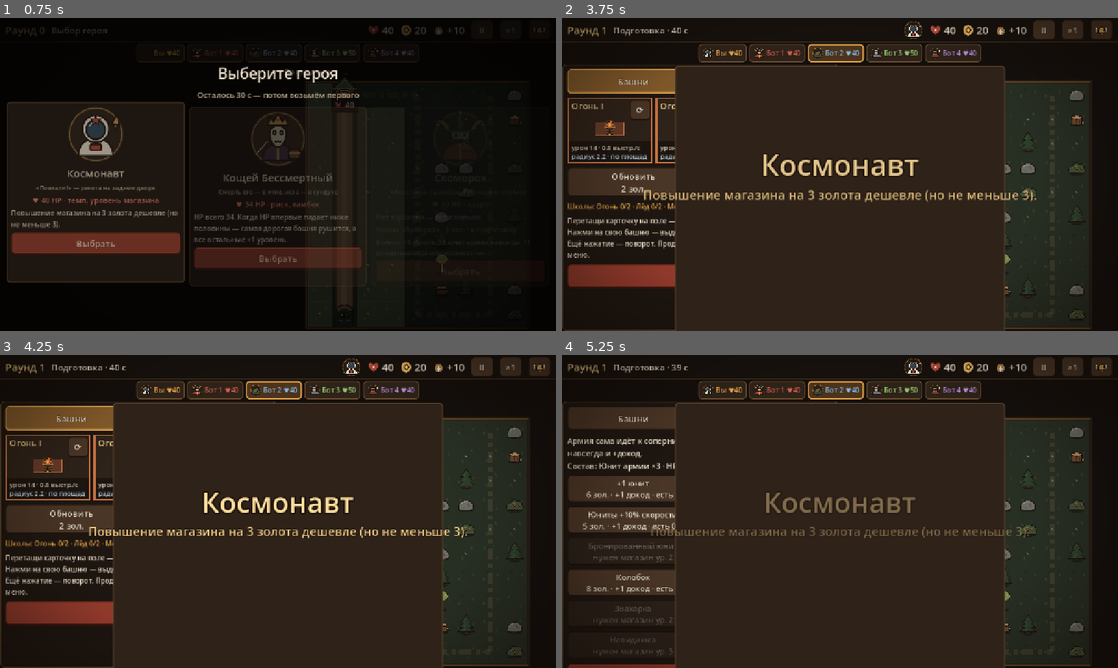
Above: before the commit, frames 1-4 (two rows, left to right).
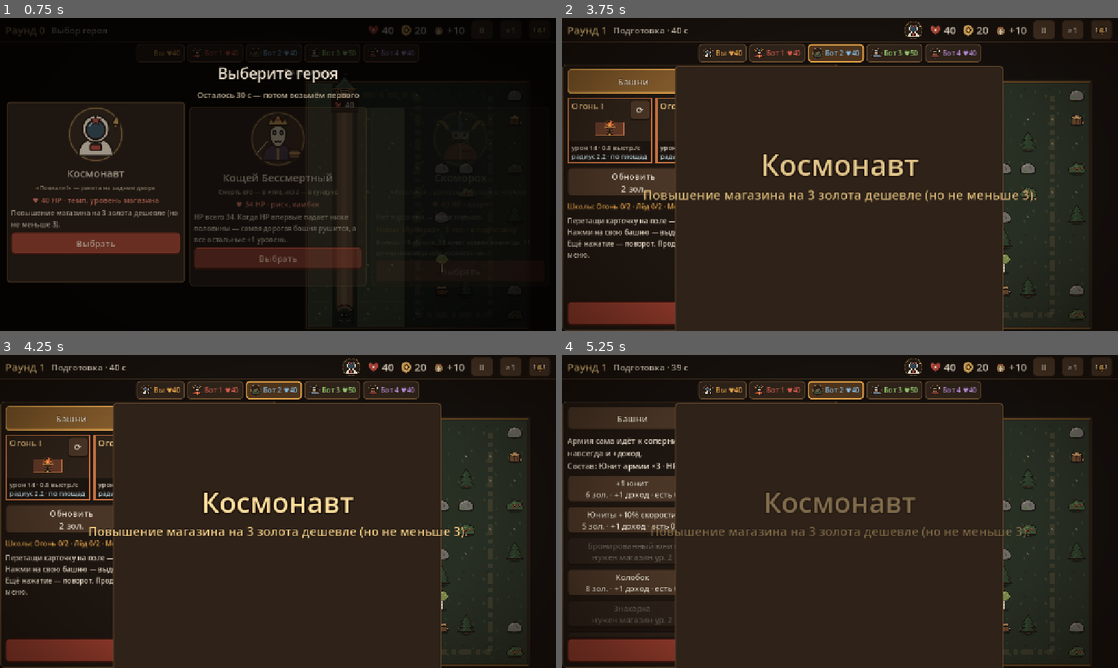
Above: after the commit, the same moments.

Repository: mewin1/godot-game
Game: Godot game, scene res://scenes/main_menu.tscn
Two runs of this game, one before a commit and one after it. Both use one fixed random seed, a clock stepped at 60 frames per second and the inputs below.
Inputs (mouse positions are in pixels of both pictures, inside the frame that each line leads up to):
- Up to frame 1 (0.75 s): click "Играть" at 0.5 s
- Up to frame 2 (3.75 s): click "II" at 1.25 s; click "×1" at 2 s; click (1101, 30) at 2.77 s; click "Выбрать" at 3.5 s
- Up to frame 3 (4.25 s): no input
- Up to frame 4 (5.25 s): click "Башни" at 4.25 s; click "Армия" at 5 s

Frame 1 is identical in both runs. In frame 2, 3.2% of the frame differs, in the area x 0-80%, y 15-100%; in frame 3, 3.2%; in frame 4, 3.0%.

Commit message:
Тройка → открытие: подарок 1 из 3 построек следующего тира; прокрутка меню; подсказки новичку видны

Diff:
--- a/src/sim/bot_brain.gd
+++ b/src/sim/bot_brain.gd
@@ -31,6 +31,7 @@
 	_buy_towers(sim, player)
 	_merge_all_pairs(sim, player)
 	_buy_towers(sim, player)
+	_take_gifts(sim, player)
 	_spend_rest_on_army(sim, player)
 
 
@@ -50,6 +51,19 @@
 		return
 	if skill.effect.bot_wants_to_use(sim, player):
 		_execute(sim, player, UseHeroSkillCommand.new())
+
+
+## «Тройка»: случайный подарок и сразу на лучшее место (если есть).
+func _take_gifts(sim: MatchSim, player: PlayerState) -> void:
+	if not player.discover_offers.is_empty():
+		var choice: int = player.rng.randi_range(0, player.discover_offers.size() - 1)
+		_execute(sim, player, ChooseDiscoverCommand.new(choice))
+	var index: int = player.gift_towers.size() - 1
+	while index >= 0:
+		var spot: Vector3i = _find_best_spot(player.field, player.gift_towers[index])
+		if spot.z >= 0:
+			_execute(sim, player, PlaceGiftCommand.new(index, Vector2i(spot.x, spot.y), spot.z))
+		index -= 1
 
 
 func _use_free_rerolls(sim: MatchSim, player: PlayerState) -> void:
--- /dev/null
+++ b/src/sim/commands/choose_discover_command.gd
@@ -0,0 +1,19 @@
+class_name ChooseDiscoverCommand
+extends SimCommand
+## «Тройка → открытие»: выбрать постройку в подарок.
+
+var offer_index: int
+
+
+func _init(index: int) -> void:
+	offer_index = index
+
+
+func execute(_sim: MatchSim, player: PlayerState) -> String:
+	return player.choose_discover(offer_index)
+
+
+func to_log(_sim: MatchSim, player: PlayerState) -> Dictionary:
+	var offers: Array[TowerData] = player.discover_offers
+	var valid: bool = offer_index >= 0 and offer_index < offers.size()
+	return {"type": "discover", "tower": String(offers[offer_index].id) if valid else ""}
--- /dev/null
+++ b/src/sim/commands/place_gift_command.gd
@@ -0,0 +1,24 @@
+class_name PlaceGiftCommand
+extends SimCommand
+## Поставить подарок «тройки» на поле (бесплатно).
+
+var gift_index: int
+var anchor: Vector2i
+var rotation: int
+
+
+func _init(index: int, at_anchor: Vector2i, turns: int) -> void:
+	gift_index = index
+	anchor = at_anchor
+	rotation = turns
+
+
+func execute(_sim: MatchSim, player: PlayerState) -> String:
+	return player.place_gift(gift_index, anchor, rotation)
+
+
+func to_log(_sim: MatchSim, player: PlayerState) -> Dictionary:
+	var gifts: Array[TowerData] = player.gift_towers
+	var valid: bool = gift_index >= 0 and gift_index < gifts.size()
+	return {"type": "place_gift", "tower": String(gifts[gift_index].id) if valid else "",
+			"x": anchor.x, "y": anchor.y, "rotation": rotation}
--- a/src/sim/data/game_config.gd
+++ b/src/sim/data/game_config.gd
@@ -58,6 +58,8 @@
 
 @export_group("Башни")
 @export var max_tower_level: int = 3
+## «Тройка → открытие»: постройка дошла до максимального уровня — выбор 1 из стольких в подарок.
+@export var discover_offer_count: int = 3
 ## Урон башни уровня 1, 2, 3 в процентах от базового.
 @export var level_damage_percent: Array[int] = [100, 200, 400]
 ## На каком расстоянии (в клетках, по горизонтали/вертикали/диагонали) от открытого пути можно строить.
--- a/src/sim/player_state.gd
+++ b/src/sim/player_state.gd
@@ -34,6 +34,9 @@
 var has_full_refund: bool = false
 var shop_upgrade_discount: int = 0
 var next_tower_bonus_levels: int = 0
+## «Тройка → открытие»: постройки на выбор (пусто — выбирать нечего) и подарки, ждущие места.
+var discover_offers: Array[TowerData] = []
+var gift_towers: Array[TowerData] = []
 var gold: int = 0
 var income: int = 0
 var is_alive: bool = true
@@ -137,6 +140,7 @@
 	target.invested_this_phase += source.invested_this_phase
 	field.remove_tower(source)
 	field.mark_towers_changed()
+	_check_discover(target)
 	return ""
 
 
@@ -225,6 +229,28 @@
 	gold -= cost
 	income += army.get_upgrade_income(upgrade_index)
 	army.apply_upgrade(upgrade_index)
+	return ""
+
+
+## Выбрать подарок «тройки»: он ждёт в меню, пока его не поставят на поле.
+func choose_discover(offer_index: int) -> String:
+	if offer_index < 0 or offer_index >= discover_offers.size():
+		return "Нет такого подарка"
+	gift_towers.append(discover_offers[offer_index])
+	discover_offers.clear()
+	return ""
+
+
+## Поставить подарок бесплатно. Стоит как обычная покупка (для продажи — как купленная раньше).
+func place_gift(gift_index: int, anchor: Vector2i, rotation: int) -> String:
+	if gift_index < 0 or gift_index >= gift_towers.size():
+		return "Нет такого подарка"
+	var data: TowerData = gift_towers[gift_index]
+	if not field.can_place_tower_data(data, anchor, rotation):
+		return "Сюда не встанет"
+	gift_towers.remove_at(gift_index)
+	var tower: TowerState = field.add_tower(data, anchor, rotation)
+	tower.invested_total = _config.tower_cost
 	return ""
 
 
@@ -316,6 +342,8 @@
 func end_prep() -> void:
 	if not buff_offers.is_empty():
 		_take_buff(0)
+	if not discover_offers.is_empty():
+		choose_discover(0)
 	for tower: TowerState in field.towers:
 		tower.invested_this_phase = 0
 
@@ -323,7 +351,8 @@
 func add_to_hash(hasher: StateHasher) -> void:
 	hasher.add_many([index, hero_hp, gold, income, int(is_alive), place, fell_tick,
 			army_damage_dealt, buff_offers.size(), skill_uses, int(is_skill_used_this_round),
-			int(is_hero_triggered), free_rerolls_left, next_tower_bonus_levels])
+			int(is_hero_triggered), free_rerolls_left, next_tower_bonus_levels,
+			discover_offers.size(), gift_towers.size()])
 	hasher.add_string(String(hero.id) if hero != null else "-")
 	shop.add_to_hash(hasher)
 	army.add_to_hash(hasher)
@@ -351,6 +380,24 @@
 	next_tower_bonus_levels = 0
 	tower.level = mini(tower.level + gained, _config.max_tower_level)
 	field.mark_towers_changed()
+	if gained > 0:
+		_check_discover(tower)
+
+
+## Постройка дошла до максимального уровня — выбор подарка из следующего тира.
+func _check_discover(tower: TowerState) -> void:
+	if tower.level < _config.max_tower_level or not discover_offers.is_empty():
+		return
+	var max_tier: int = 1
+	for data: TowerData in _config.towers:
+		max_tier = maxi(max_tier, data.tier)
+	var tier: int = mini(shop.level + 1, max_tier)
+	var pool: Array[TowerData] = []
+	for data: TowerData in _config.towers:
+		if data.tier == tier:
+			pool.append(data)
+	for i: int in mini(_config.discover_offer_count, pool.size()):
+		discover_offers.append(pool.pop_at(rng.randi_range(0, pool.size() - 1)))
 
 
 func _take_buff(offer_index: int) -> void:
--- a/src/ui/offer_card.gd
+++ b/src/ui/offer_card.gd
@@ -22,6 +22,8 @@
 var is_active: bool = true
 ## Из конфига: нужен, чтобы показать скорострельность в выстрелах в секунду.
 var ticks_per_second: int = 20
+## Подарок «тройки»: ставится бесплатно, рисуется в золотой рамке.
+var is_gift: bool = false
 
 var _rotate_button: Button
 
@@ -58,6 +60,8 @@
 	if data == null or not is_active:
 		return null
 	set_drag_preview(ShapePreview.create_drag_preview(data, rotation_turns, 1, 40.0))
+	if is_gift:
+		return DragPayload.for_gift(offer_index, data, rotation_turns)
 	return DragPayload.for_offer(offer_index, data, rotation_turns)
 
 
@@ -89,6 +93,8 @@
 	ShapePreview.draw_shape(self, data, rotation_turns, 1, top_left, cell)
 	if not is_active:
 		draw_rect(rect, Color(0, 0, 0, 0.45))
+	if is_gift:
+		draw_rect(rect.grow(-1.5), Color(0.95, 0.75, 0.3), false, 3.0)
 
 
 func _stats_text() -> String:
--- a/src/ui/shop_panel.gd
+++ b/src/ui/shop_panel.gd
@@ -18,6 +18,11 @@
 var _selected_tower: TowerState
 
 var _buff_box: VBoxContainer
+var _discover_box: VBoxContainer
+var _discover_buttons: Array[Button] = []
+var _gift_box: VBoxContainer
+var _gift_row: HBoxContainer
+var _gift_cards: Array[OfferCard] = []
 var _buff_buttons: Array[Button] = []
 var _towers_tab: Button
 var _army_tab: Button
@@ -40,10 +45,19 @@
 
 
 func _init() -> void:
+	# Меню прокручивается, если не влезает (баф + подарки + витрина); «Готов» — всегда внизу.
+	var root: VBoxContainer = VBoxContainer.new()
+	add_child(root)
+	var scroll: ScrollContainer = ScrollContainer.new()
+	scroll.horizontal_scroll_mode = ScrollContainer.SCROLL_MODE_DISABLED
+	scroll.size_flags_vertical = Control.SIZE_EXPAND_FILL
+	root.add_child(scroll)
 	var box: VBoxContainer = VBoxContainer.new()
 	box.add_theme_constant_override("separation", 10)
-	add_child(box)
+	box.size_flags_horizontal = Control.SIZE_EXPAND_FILL
+	scroll.add_child(box)
 	_build_buff_box(box)
+	_build_discover_box(box)
 	_build_tabs(box)
 	_build_towers_page(box)
 	_army_page = VBoxContainer.new()
@@ -58,7 +72,7 @@
 	_army_page.add_child(_army_grid)
 	_ready_button = _make_button("Готов ▶", _on_ready_button_pressed)
 	_ready_button.theme_type_variation = &"AccentButton"
-	box.add_child(_ready_button)
+	root.add_child(_ready_button)
 	_show_page(true)
 
 
@@ -81,6 +95,7 @@
 		return
 	_selected_tower = selected_tower
 	_refresh_buffs()
+	_refresh_gifts()
 	_refresh_offers()
 	_refresh_shop_actions()
 	_refresh_tower_box()
@@ -117,6 +132,26 @@
 		row.add_child(button)
 		_buff_buttons.append(button)
 	parent.add_child(_buff_box)
+
+
+## «Тройка → открытие»: выбор подарка и ряд подарков, которые можно перетащить на поле.
+func _build_discover_box(parent: Container) -> void:
+	_discover_box = VBoxContainer.new()
+	_discover_box.add_child(_make_label("Тройка! Выберите постройку в подарок:", FONT_SIZE))
+	var row: HBoxContainer = HBoxContainer.new()
+	_discover_box.add_child(row)
+	for i: int in 3:
+		var button: Button = _make_button("", _on_discover_button_pressed.bind(i))
+		button.size_flags_horizontal = Control.SIZE_EXPAND_FILL
+		button.custom_minimum_size = Vector2(0, BUTTON_HEIGHT + 12)
+		row.add_child(button)
+		_discover_buttons.append(button)
+	parent.add_child(_discover_box)
+	_gift_box = VBoxContainer.new()
+	_gift_box.add_child(_make_label("Подарки — перетащите на поле бесплатно:", FONT_SIZE))
+	_gift_row = HBoxContainer.new()
+	_gift_box.add_child(_gift_row)
+	parent.add_child(_gift_box)
 
 
 func _build_tabs(parent: Container) -> void:
@@ -207,6 +242,28 @@
 		if button.visible:
 			var buff: SendBuffData = offers[i]
 			button.text = ("★ " if buff.is_rare else "") + buff.display_name
+
+
+func _refresh_gifts() -> void:
+	var offers: Array[TowerData] = _player.discover_offers
+	_discover_box.visible = not offers.is_empty()
+	for i: int in _discover_buttons.size():
+		_discover_buttons[i].visible = i < offers.size()
+		if i < offers.size():
+			_discover_buttons[i].text = offers[i].display_name
+	var gifts: Array[TowerData] = _player.gift_towers
+	_gift_box.visible = not gifts.is_empty()
+	while _gift_cards.size() < gifts.size():
+		var card: OfferCard = OfferCard.new()
+		card.is_gift = true
+		card.offer_index = _gift_cards.size()
+		card.ticks_per_second = _sim.config.ticks_per_second
+		_gift_row.add_child(card)
+		_gift_cards.append(card)
+	for i: int in _gift_cards.size():
+		_gift_cards[i].visible = i < gifts.size()
+		if i < gifts.size():
+			_gift_cards[i].show_offer(gifts[i])
 
 
 func _refresh_offers() -> void:
@@ -336,6 +393,10 @@
 	command_requested.emit(ChooseBuffCommand.new(index))
 
 
+func _on_discover_button_pressed(index: int) -> void:
+	command_requested.emit(ChooseDiscoverCommand.new(index))
+
+
 func _on_command_button_pressed(command: SimCommand) -> void:
 	command_requested.emit(command)
 
--- a/src/view/drag_payload.gd
+++ b/src/view/drag_payload.gd
@@ -2,7 +2,8 @@
 extends RefCounted
 ## Что перетаскивают: предложение витрины или уже поставленную башню.
 
-enum Kind { OFFER, TOWER }
+## GIFT — подарок «тройки» (offer_index — номер подарка).
+enum Kind { OFFER, TOWER, GIFT }
 
 var kind: Kind = Kind.OFFER
 var data: TowerData
@@ -21,6 +22,12 @@
 	return payload
 
 
+static func for_gift(index: int, tower_data: TowerData, turns: int) -> DragPayload:
+	var payload: DragPayload = for_offer(index, tower_data, turns)
+	payload.kind = Kind.GIFT
+	return payload
+
+
 static func for_tower(tower: TowerState) -> DragPayload:
 	var payload: DragPayload = DragPayload.new()
 	payload.kind = Kind.TOWER
--- a/src/view/field_view.gd
+++ b/src/view/field_view.gd
@@ -190,7 +190,7 @@
 ## Башня под пальцем, с которой можно слить перетаскиваемую (та же башня, тот же уровень).
 func _find_merge_target(payload: DragPayload, cell: Vector2i) -> TowerState:
 	var target: TowerState = field.get_tower_at(cell)
-	if target == null or target.id == payload.tower_id:
+	if target == null or target.id == payload.tower_id or payload.kind == DragPayload.Kind.GIFT:
 		return null
 	if target.data != payload.data or target.level != payload.level:
 		return null
@@ -202,6 +202,8 @@
 func _make_drop_command(payload: DragPayload) -> SimCommand:
 	if not _hover_valid:
 		return null
+	if payload.kind == DragPayload.Kind.GIFT:
+		return PlaceGiftCommand.new(payload.offer_index, _hover_anchor, payload.rotation)
 	if payload.kind == DragPayload.Kind.OFFER:
 		if _hover_merge_target != null:
 			return BuyIntoTowerCommand.new(payload.offer_index, _hover_merge_target.id)
--- a/src/view/match_screen.gd
+++ b/src/view/match_screen.gd
@@ -212,7 +212,8 @@
 func _show_tip(text: String) -> void:
 	_tip_label.text = "Подсказка: " + text
 	var width: float = minf(size.x - 32.0, 760.0)
-	_tip_panel.custom_minimum_size = Vector2(width, 0)
+	# Перенос строк у Label в контейнере работает только при заданной ширине.
+	_tip_label.custom_minimum_size = Vector2(width - 24.0, 0)
 	_tip_panel.reset_size()
 	_tip_panel.position = Vector2((size.x - width) / 2.0, _hud.size.y + 8.0)
 	_tip_time_left = TIP_SECONDS
--- a/tests/unit/test_buildings_mobs.gd
+++ b/tests/unit/test_buildings_mobs.gd
@@ -217,3 +217,29 @@
 	field.add_tower(_tower(&"stall"), Vector2i(2, 5), 0)
 	field.add_tower(_tower(&"samovar"), Vector2i(3, 2), 0)
 	assert_eq(field.get_round_income(), 2 + 1, "лавка 2 + «Двор» за две постройки 1")
+
+
+func test_merge_to_max_level_gives_discover_and_free_gift() -> void:
+	var sim: MatchSim = MatchSim.new(_config, 3, 2, 1)
+	sim.start()
+	var player: PlayerState = sim.players[0]
+	var first: TowerState = player.field.add_tower(_tower(&"ice_1"), Vector2i(2, 2), 0)
+	var second: TowerState = player.field.add_tower(_tower(&"ice_1"), Vector2i(2, 6), 0)
+	first.level = 2
+	second.level = 2
+	assert_eq(sim.execute_command(0, MergeTowersCommand.new(second.id, first.id)), "")
+	assert_eq(first.level, 3)
+	assert_eq(player.discover_offers.size(), 3)
+	assert_eq(player.discover_offers[0].tier, 2, "следующий тир после магазина 1")
+	assert_eq(sim.execute_command(0, ChooseDiscoverCommand.new(1)), "")
+	assert_eq(player.gift_towers.size(), 1)
+	var gold: int = player.gold
+	var gift: TowerData = player.gift_towers[0]
+	var placed: bool = false
+	for turns: int in TowerState.ROTATIONS:
+		for cell: Vector2i in player.field.get_buildable_cells():
+			if not placed and player.field.can_place_tower_data(gift, cell, turns):
+				assert_eq(sim.execute_command(0, PlaceGiftCommand.new(0, cell, turns)), "")
+				placed = true
+	assert_eq(player.gift_towers.size(), 0)
+	assert_eq(player.gold, gold, "подарок бесплатный")
Not shown, added: src/sim/commands/choose_discover_command.gd.uid
Not shown, added: src/sim/commands/place_gift_command.gd.uid
